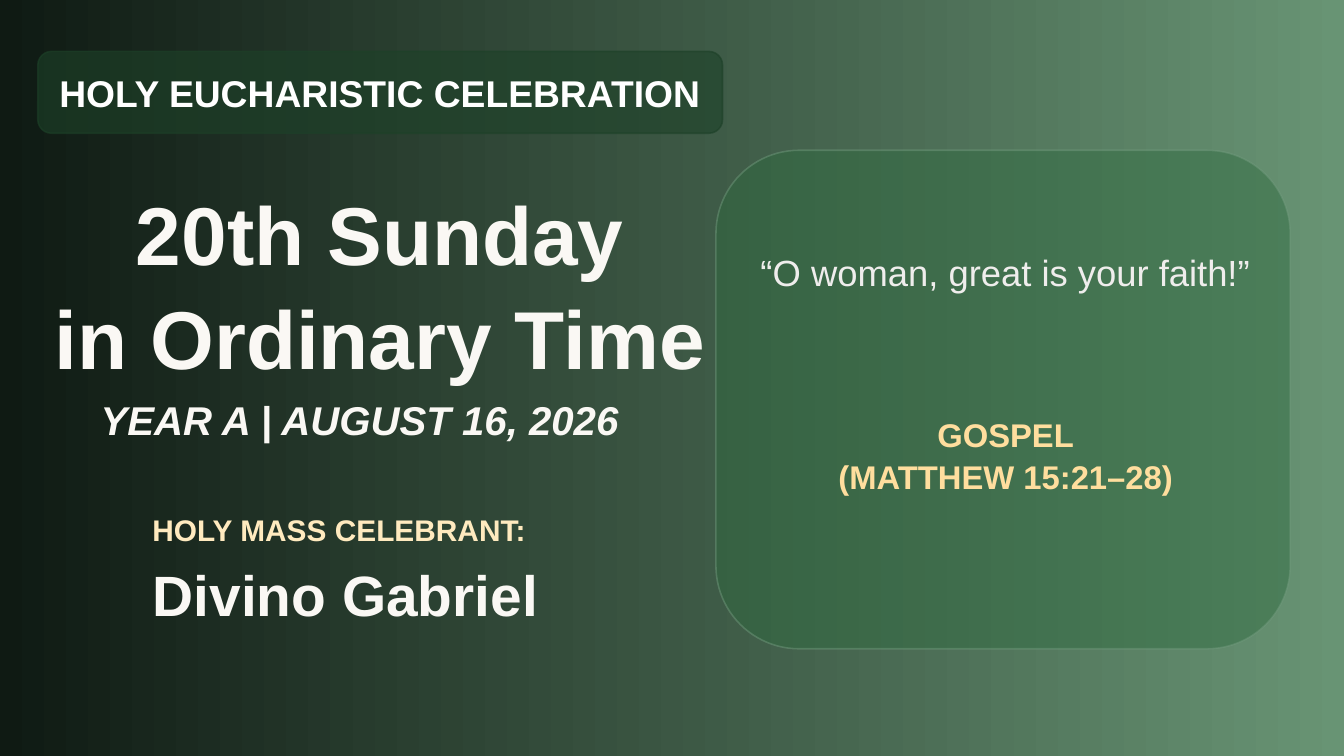
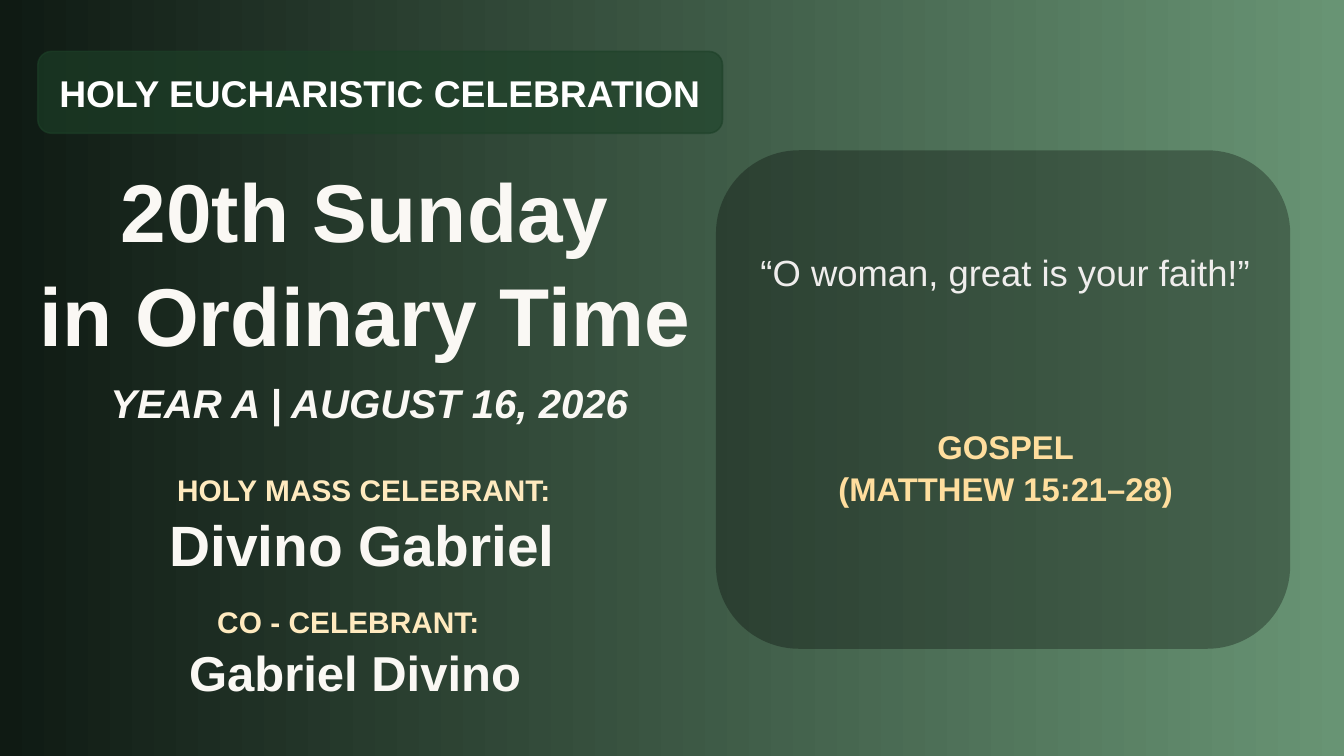
Before and after one commit to divinogabriel9/verbum, a slide deck: slide 1 of data/reference/dividers/divider3_source.pptx. Drawn at 1344x756 pixels with LibreOffice and Linux fonts; fonts in the diff are those of the drawing. Boxes give left, top, right and bottom in pixels: in the first picture for what was removed or moved away, otherwise in the second. Text is boxed around its words. In the diff, an @@ line names an element or a change of style, - is before the commit and + after.

```diff
--- a/data/reference/dividers/divider3_source.pptx
+++ b/data/reference/dividers/divider3_source.pptx
@@ text "20th Sunday": place and size @@
-text "20th Sunday" at (55, 205, 705, 385)
+text "20th Sunday" at (39, 182, 690, 361)
@@ rounded rectangle at (716, 150, 1291, 649): fill #2D6A3E at 45% opacity to #000000 at 30% opacity; outline #749D80 1.13 pt to none @@
@@ text "YEAR A | AUGUST 16, ...": place and size @@
-text "YEAR A | AUGUST 16, ..." at (101, 407, 618, 442)
+text "YEAR A | AUGUST 16, ..." at (110, 390, 628, 425)
@@ text "GOSPEL": place and size @@
-text "GOSPEL" at (838, 424, 1172, 496)
+text "GOSPEL" at (838, 436, 1172, 508)
@@ text "HOLY MASS CELEBRANT:": place and size @@
-text "HOLY MASS CELEBRANT:" at (152, 520, 526, 542)
+text "HOLY MASS CELEBRANT:" at (177, 480, 551, 502)
@@ text "Divino Gabriel": place and size @@
-text "Divino Gabriel" at (153, 575, 538, 617)
+text "Divino Gabriel" at (169, 525, 555, 567)
@@ text added at (217, 612, 480, 634), 21.3 pt, text #FFEABF, bold @@
+CO - CELEBRANT:
@@ text added at (189, 655, 521, 692), 35 pt, text #FAF8F4, bold @@
+Gabriel Divino
```
Also in this commit, not shown: 21 other files.
